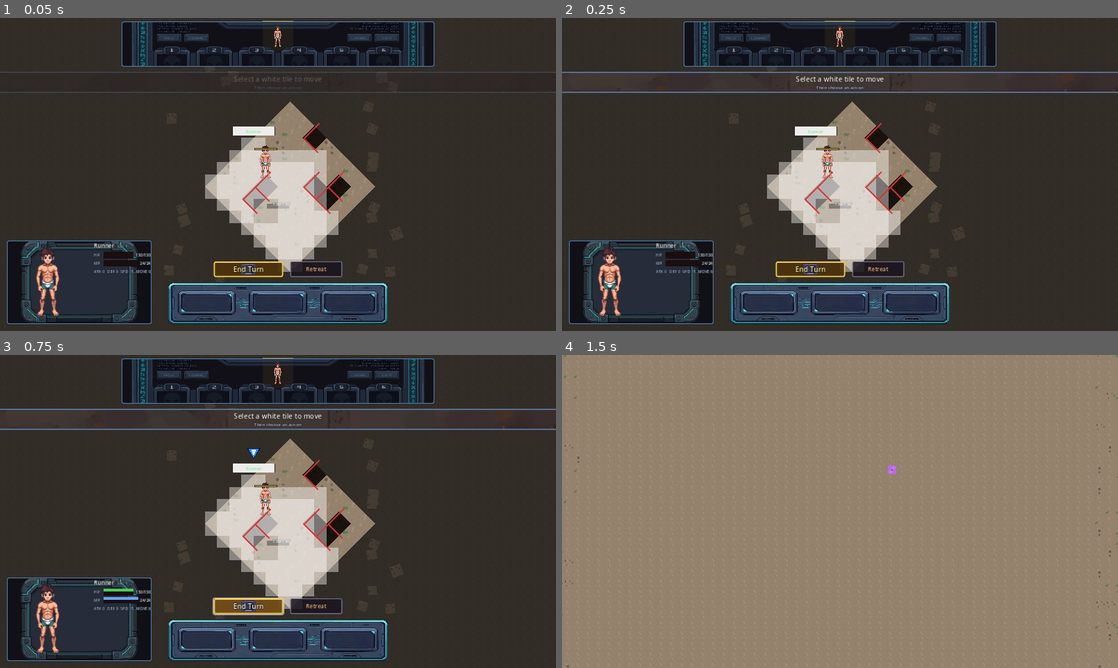
Above: before the commit, frames 1-4 (two rows, left to right).
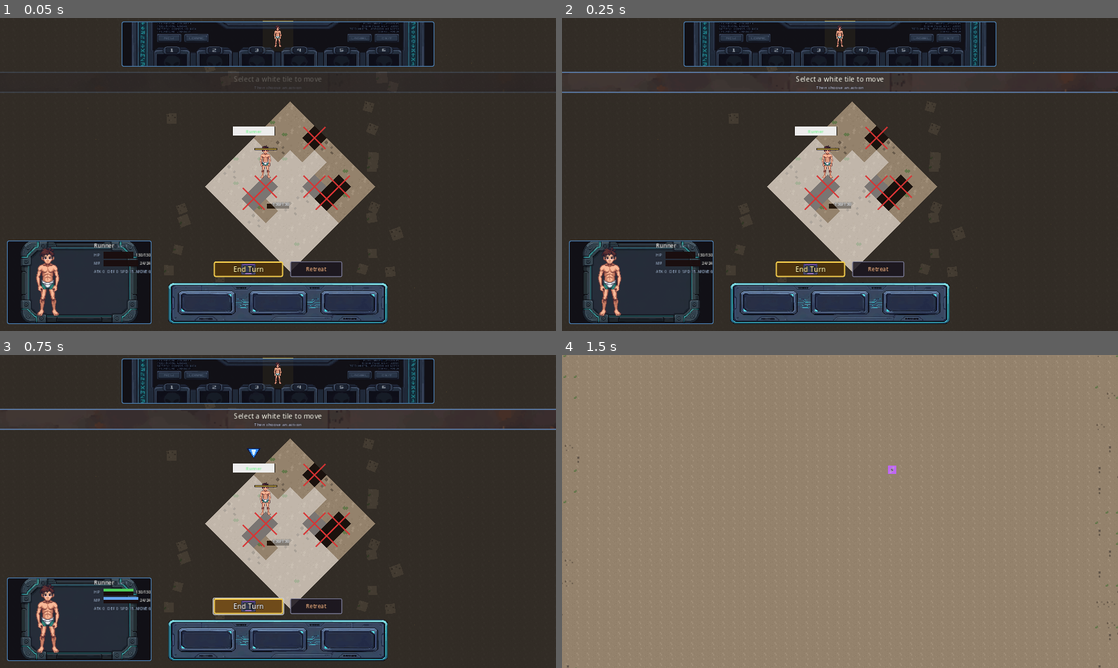
Above: after the commit, the same moments.

Repository: AhmiDarrow/FallenEarth
Game: Godot game, scene res://scenes/TacticalCombat.tscn
Same seed, same stepped clock (60 frames per second), same inputs: the game is played once before the commit and once after it. This scene is started directly instead of the project's main scene.
Inputs:
- Up to frame 1 (0.05 s): no input
- Up to frame 2 (0.25 s): no input
- Up to frame 3 (0.75 s): click "End Turn" at 0.5 s
- Up to frame 4 (1.5 s): click "Retreat" at 1.25 s

The runs differ from the first frame. In frame 1, 5.3% of the frame differs, in the area x 36-63%, y 33-82%; in frame 2, 5.3%; in frame 3, 5.3%; in frame 4, nothing differs.

Commit message:
feat(battle): v0.10.6 diamond highlights + borders — Polygon2D/Line2D
- BattleCell rewritten with diamond-native geometry:
  - _highlight is now a Polygon2D diamond (was a ColorRect square
    that overflowed the diamond edges). HIGHLIGHT_MOVE fills the
    diamond with a soft white tint; HIGHLIGHT_ATTACK/SKILL hide
    the fill and show the outline only.
  - _highlight_border is a Node2D wrapper with 4 Line2D edges
    along the diamond perimeter (was ColorRects at the bounding
    box edges, which were outside the diamond). Each edge is
    individually colorable via _set_border_line_colors().
  - _blocked_x is a Node2D wrapper with 2 crossed Line2Ds (was
    a self-intersecting Polygon2D). The X spans corner-to-corner
    with 3px padding from the bounding box.
  - Area2D collision shape is a ConvexPolygonShape2D matching the
    diamond vertices (was a RectangleShape2D that didn't match
    the diamond shape at all).
  - _base.texture_filter = TEXTURE_FILTER_NEAREST so the rotated
    45° pixel-art tiles stay crisp.
- _diamond_pts() returns the canonical diamond polygon for reuse
  by highlight, collision shape, and any future consumer.
- setup_iso / setup / set_highlight / refresh_height_visual all
  updated for the diamond-native API.
- tools/smoke_combat_polish.gd: _build_blocked_x test renamed to
  _build_blocked_diamond_x to match the new function name.

All 7 test suites pass.

Diff:
--- a/scripts/combat/BattleCell.gd
+++ b/scripts/combat/BattleCell.gd
@@ -1,7 +1,9 @@
 ## BattleCell — One cell of the battle grid.
 ##
-## Renders the terrain tile, optional height offset, and a range highlight
-## (move/attack/skill). Click routes back to the parent grid view.
+## Renders the terrain tile as a diamond (rotated 45°), optional
+## height offset, and a range highlight. Click routes back to the
+## parent grid view. v0.10.5: isometric diamond with Polygon2D
+## highlights that match the diamond geometry exactly.
 class_name BattleCell extends Node2D
 
 const HIGHLIGHT_NONE := 0
@@ -10,32 +12,19 @@
 const HIGHLIGHT_SKILL := 3
 const HIGHLIGHT_CURSOR := 4
 
-# FFT-style: move range is a soft white tint (semi-transparent so the
-# ground texture still shows through), attack is a red X-overlay, and
-# skill is a purple X-overlay. Stronger alpha than the old full-cell
-# tints so the cells really pop without hiding the ground.
 const COLOR_MOVE := Color(1.0, 1.0, 1.0, 0.42)
 const COLOR_ATTACK := Color(0.95, 0.20, 0.20, 0.55)
 const COLOR_SKILL := Color(0.65, 0.20, 0.90, 0.55)
 const COLOR_CURSOR := Color(1.0, 0.95, 0.4, 0.65)
 const HEIGHT_COLOR := Color(0.20, 0.18, 0.30, 0.85)
-# v0.10.4: blocked cells are now a very dark version of the
-# ground texture (not pure black), with a red X overlay so the
-# player reads "can't walk here" without it looking like a
-# rendering bug.
 const BLOCKED_TINT := Color(0.15, 0.10, 0.08, 0.85)
 const COLOR_BLOCKED_X := Color(0.85, 0.20, 0.20, 0.90)
 
 const CELL_SIZE := 56
-# Border thickness for the FFT-style edge frame. Chunky enough to
-# read as a "highlighted tile" without obscuring the ground.
 const BORDER_THICKNESS := 3
-# v0.10.5: the ground tile is 24x24 native. When rotated 45°, its
-# diagonal (tip-to-tip) is 24 * sqrt(2) ≈ 34 px. We scale by
-# CELL_SIZE/DIAMOND_DIAG so the diamond fills the cell footprint.
 const TILE_NATIVE := 24.0
-const DIAMOND_DIAG := 33.94  # TILE_NATIVE * sqrt(2)
-const DIAMOND_SCALE := CELL_SIZE / DIAMOND_DIAG  # ~1.65 at 56
+const DIAMOND_DIAG := 33.94
+const DIAMOND_SCALE := CELL_SIZE / DIAMOND_DIAG
 
 var grid_x: int = 0
 var grid_y: int = 0
@@ -45,9 +34,9 @@
 
 var _base: Sprite2D
 var _height_label: Label
-var _highlight: ColorRect
-var _highlight_border: Control
-var _blocked_x: Control
+var _highlight: Polygon2D
+var _highlight_border: Node2D
+var _blocked_x: Node2D
 var _area: Area2D
 
 signal clicked(x: int, y: int)
@@ -62,12 +51,25 @@
 	set_highlight(HIGHLIGHT_NONE)
 
 
+## Diamond vertices centered in the CELL_SIZE box.
+## Top, right, bottom, left: a diamond fitting a 56×56 bounding square.
+func _diamond_pts() -> PackedVector2Array:
+	var hw: float = CELL_SIZE * 0.5
+	return PackedVector2Array([
+		Vector2(hw, 0),           # top
+		Vector2(CELL_SIZE, hw),   # right
+		Vector2(hw, CELL_SIZE),   # bottom
+		Vector2(0, hw),           # left
+	])
+
+
 func _build_children() -> void:
 	_base = Sprite2D.new()
 	_base.name = "Base"
 	_base.centered = true
 	_base.position = Vector2(CELL_SIZE * 0.5, CELL_SIZE * 0.5)
 	_base.z_index = 0
+	_base.texture_filter = CanvasItem.TEXTURE_FILTER_NEAREST  # keep pixel art crisp at 45° rotation
 	add_child(_base)
 
 	_height_label = Label.new()
@@ -83,45 +85,82 @@
 	_height_label.z_index = 5
 	add_child(_height_label)
 
-	_highlight = ColorRect.new()
+	# Highlight: a filled Polygon2D diamond (default invisible).
+	_highlight = Polygon2D.new()
 	_highlight.name = "Highlight"
+	_highlight.polygon = _diamond_pts()
 	_highlight.color = Color(0, 0, 0, 0)
-	_highlight.position = Vector2.ZERO
-	_highlight.size = Vector2(CELL_SIZE, CELL_SIZE)
-	_highlight.mouse_filter = Control.MOUSE_FILTER_IGNORE
 	_highlight.z_index = 3
 	add_child(_highlight)
-	# v0.10.5: diamond border built as a Polygon2D.
-	_highlight_border = _build_border()
+
+	# Border: an outline Polygon2D diamond drawn as a ring.
+	_highlight_border = _build_diamond_outline()
 	_highlight_border.visible = false
 	add_child(_highlight_border)
-	# v0.10.4: red X overlay for blocked cells.
-	_blocked_x = _build_blocked_x()
+
+	# Blocked-X overlay (two crossed lines inside the diamond).
+	_blocked_x = _build_blocked_diamond_x()
 	_blocked_x.visible = false
 	add_child(_blocked_x)
 
+	# Area2D with a convex polygon shape matching the diamond.
 	_area = Area2D.new()
 	_area.name = "Area2D"
 	var shape := CollisionShape2D.new()
 	shape.name = "Shape"
-	var rect := RectangleShape2D.new()
-	rect.size = Vector2(CELL_SIZE, CELL_SIZE)
-	shape.shape = rect
+	var poly := ConvexPolygonShape2D.new()
+	poly.points = _diamond_pts()
+	shape.shape = poly
 	_area.add_child(shape)
-	_area.position = Vector2(CELL_SIZE * 0.5, CELL_SIZE * 0.5)
+	_area.position = Vector2.ZERO
 	_area.input_pickable = true
 	_area.z_index = 2
 	add_child(_area)
 
 
-func setup(x: int, y: int, terrain: int, h: int, blocked: bool, base_tex: Texture2D) -> void:
-	setup_iso(x, y, terrain, h, blocked, base_tex, Vector2(x * CELL_SIZE, y * CELL_SIZE), CELL_SIZE)
-
-
-## v0.10.5: isometric variant. The cell is positioned at `iso_pos`
-## (the output of BattleGridView.cell_to_iso) and the base sprite is
-## rotated 45° to form a diamond. cell_size is the tip-to-tip size
-## of the diamond (typically BattleGridView.CELL_SIZE).
+## Diamond border outline using 4 Line2Ds at the diamond edges.
+## This gives the FFT-style "highlighted tile" outline without
+## relying on self-intersecting Polygon2D (which doesn't support
+## holes in Godot's renderer).
+func _build_diamond_outline() -> Node2D:
+	var wrap := Node2D.new()
+	wrap.name = "OutlineBorder"
+	wrap.z_index = 4
+	var hw: float = CELL_SIZE * 0.5
+	var color: Color = Color(0, 0, 0, 0)
+	# Top-left edge: (0, hw) → (hw, 0)
+	_add_line(wrap, PackedVector2Array([Vector2(0, hw), Vector2(hw, 0)]), color, "EdgeTL")
+	# Top-right edge: (hw, 0) → (CELL_SIZE, hw)
+	_add_line(wrap, PackedVector2Array([Vector2(hw, 0), Vector2(CELL_SIZE, hw)]), color, "EdgeTR")
+	# Bottom-right edge: (CELL_SIZE, hw) → (hw, CELL_SIZE)
+	_add_line(wrap, PackedVector2Array([Vector2(CELL_SIZE, hw), Vector2(hw, CELL_SIZE)]), color, "EdgeBR")
+	# Bottom-left edge: (hw, CELL_SIZE) → (0, hw)
+	_add_line(wrap, PackedVector2Array([Vector2(hw, CELL_SIZE), Vector2(0, hw)]), color, "EdgeBL")
+	return wrap
+
+
+func _add_line(parent: Node2D, pts: PackedVector2Array, color: Color, name_: String) -> void:
+	var line := Line2D.new()
+	line.name = name_
+	line.width = BORDER_THICKNESS
+	line.default_color = color
+	line.points = pts
+	parent.add_child(line)
+
+
+## Red X overlay using two Line2Ds crossed at the diamond center.
+func _build_blocked_diamond_x() -> Node2D:
+	var wrap := Node2D.new()
+	wrap.name = "BlockedX"
+	wrap.z_index = 5
+	var pad := BORDER_THICKNESS
+	# Diagonal from top-left to bottom-right
+	_add_line(wrap, PackedVector2Array([Vector2(pad, pad), Vector2(CELL_SIZE - pad, CELL_SIZE - pad)]), COLOR_BLOCKED_X, "Diag1")
+	# Diagonal from top-right to bottom-left
+	_add_line(wrap, PackedVector2Array([Vector2(CELL_SIZE - pad, pad), Vector2(pad, CELL_SIZE - pad)]), COLOR_BLOCKED_X, "Diag2")
+	return wrap
+
+
 func setup_iso(x: int, y: int, terrain: int, h: int, blocked: bool, base_tex: Texture2D, iso_pos: Vector2, cell_size: int) -> void:
 	grid_x = x
 	grid_y = y
@@ -130,15 +169,12 @@
 	is_blocked = blocked
 	position = iso_pos
 	if base_tex != null:
-		# v0.10.5: extract the 24x24 terrain row via AtlasTexture,
-		# then set the sprite rotation to 45° and apply the diamond
-		# scale so the tile forms a clean diamond at the cell size.
 		var clipped := AtlasTexture.new()
 		clipped.atlas = base_tex
 		var row: int = clampi(terrain, 0, 4)
 		clipped.region = Rect2(0, row * TILE_NATIVE, TILE_NATIVE, TILE_NATIVE)
 		_base.texture = clipped
-		_base.rotation = PI / 4.0  # 45° for diamond
+		_base.rotation = PI / 4.0
 		var scl: float = float(cell_size) / DIAMOND_DIAG
 		_base.scale = Vector2(scl, scl)
 		_base.modulate = Color.WHITE
@@ -163,6 +199,10 @@
 	refresh_height_visual()
 
 
+func setup(x: int, y: int, terrain: int, h: int, blocked: bool, base_tex: Texture2D) -> void:
+	setup_iso(x, y, terrain, h, blocked, base_tex, Vector2(x * CELL_SIZE, y * CELL_SIZE), CELL_SIZE)
+
+
 func set_highlight(kind: int) -> void:
 	if _highlight == null:
 		return
@@ -170,96 +210,38 @@
 		HIGHLIGHT_MOVE:
 			_highlight.color = COLOR_MOVE
 			_highlight.visible = true
-			_set_border_color(COLOR_MOVE)
+			_set_border_visible(false)
 		HIGHLIGHT_ATTACK:
 			_highlight.color = Color(0, 0, 0, 0)
 			_highlight.visible = false
-			_set_border_color(COLOR_ATTACK)
-			_highlight_border.visible = true
-			return
+			_set_border_line_colors(COLOR_ATTACK)
+			_set_border_visible(true)
 		HIGHLIGHT_SKILL:
 			_highlight.color = Color(0, 0, 0, 0)
 			_highlight.visible = false
-			_set_border_color(COLOR_SKILL)
-			_highlight_border.visible = true
-			return
+			_set_border_line_colors(COLOR_SKILL)
+			_set_border_visible(true)
 		HIGHLIGHT_CURSOR:
 			_highlight.color = COLOR_CURSOR
 			_highlight.visible = true
-			_set_border_color(COLOR_CURSOR)
+			_set_border_visible(false)
 		_:
 			_highlight.visible = false
-			_highlight_border.visible = false
-
-
-## Build a 4-edge diamond border via Polygon2D. The border uses
-## a hollow diamond (four strips at the edge) so the highlight
-## reads as a "target tile outline" not a solid fill.
-func _build_border() -> Control:
-	var wrap := Control.new()
-	wrap.name = "HighlightBorder"
-	wrap.set_anchors_preset(Control.PRESET_TOP_LEFT)
-	wrap.size = Vector2(CELL_SIZE, CELL_SIZE)
-	wrap.position = Vector2.ZERO
-	wrap.mouse_filter = Control.MOUSE_FILTER_IGNORE
-	wrap.z_index = 4
-	# Top edge
-	var t := _mk_edge_rect(Vector2(CELL_SIZE * 0.5 - CELL_SIZE * 0.4, 0), Vector2(CELL_SIZE * 0.8, BORDER_THICKNESS))
-	wrap.add_child(t)
-	# Bottom edge
-	var b := _mk_edge_rect(Vector2(CELL_SIZE * 0.5 - CELL_SIZE * 0.4, CELL_SIZE - BORDER_THICKNESS), Vector2(CELL_SIZE * 0.8, BORDER_THICKNESS))
-	wrap.add_child(b)
-	# Left edge
-	var l := _mk_edge_rect(Vector2(0, CELL_SIZE * 0.5 - CELL_SIZE * 0.4), Vector2(BORDER_THICKNESS, CELL_SIZE * 0.8))
-	wrap.add_child(l)
-	# Right edge
-	var r := _mk_edge_rect(Vector2(CELL_SIZE - BORDER_THICKNESS, CELL_SIZE * 0.5 - CELL_SIZE * 0.4), Vector2(BORDER_THICKNESS, CELL_SIZE * 0.8))
-	wrap.add_child(r)
-	return wrap
-
-
-func _mk_edge_rect(pos: Vector2, sz: Vector2) -> ColorRect:
-	var cr := ColorRect.new()
-	cr.color = COLOR_MOVE
-	cr.size = sz
-	cr.position = pos
-	cr.mouse_filter = Control.MOUSE_FILTER_IGNORE
-	return cr
-
-
-func _set_border_color(c: Color) -> void:
+			_set_border_visible(false)
+
+
+func _set_border_visible(v: bool) -> void:
 	if _highlight_border == null:
 		return
+	_highlight_border.visible = v
+
+
+func _set_border_line_colors(c: Color) -> void:
+	if _highlight_border == null:
+		return
 	for child in _highlight_border.get_children():
-		(child as ColorRect).color = c
-
-
-## Build a red X overlay (two crossed ColorRects) for blocked
-## cells. The X is sized to the cell minus 8px padding so the
-## border is visible.
-func _build_blocked_x() -> Control:
-	var wrap := Control.new()
-	wrap.name = "BlockedX"
-	wrap.set_anchors_preset(Control.PRESET_TOP_LEFT)
-	wrap.size = Vector2(CELL_SIZE, CELL_SIZE)
-	wrap.position = Vector2.ZERO
-	wrap.mouse_filter = Control.MOUSE_FILTER_IGNORE
-	wrap.z_index = 5
-	var diag1 := ColorRect.new()
-	diag1.color = COLOR_BLOCKED_X
-	diag1.size = Vector2(CELL_SIZE - 8, 3)
-	diag1.position = Vector2(4, CELL_SIZE * 0.5 - 1.5)
-	diag1.rotation = 0.7854  # 45 deg in radians
-	diag1.mouse_filter = Control.MOUSE_FILTER_IGNORE
-	wrap.add_child(diag1)
-	var diag2 := ColorRect.new()
-	diag2.color = COLOR_BLOCKED_X
-	diag2.size = Vector2(CELL_SIZE - 8, 3)
-	diag2.position = Vector2(4, CELL_SIZE * 0.5 - 1.5)
-	diag2.rotation = -0.7854  # -45 deg in radians
-	diag2.mouse_filter = Control.MOUSE_FILTER_IGNORE
-	wrap.add_child(diag2)
-	return wrap
+		if child is Line2D:
+			(child as Line2D).default_color = c
 
 
 func refresh_height_visual() -> void:
--- a/tools/smoke_combat_polish.gd
+++ b/tools/smoke_combat_polish.gd
@@ -506,10 +506,10 @@
 		_fail("BattleCell: _blocked_x member not found")
 	else:
 		_ok("BattleCell: _blocked_x member present")
-	if not src.contains("_build_blocked_x"):
-		_fail("BattleCell: _build_blocked_x() helper not found")
-	else:
-		_ok("BattleCell: _build_blocked_x() helper present")
+	if not src.contains("_build_blocked_diamond_x"):
+		_fail("BattleCell: _build_blocked_diamond_x() helper not found")
+	else:
+		_ok("BattleCell: _build_blocked_diamond_x() helper present")
 	if not src.contains("COLOR_BLOCKED_X"):
 		_fail("BattleCell: COLOR_BLOCKED_X constant not found")
 	else:
